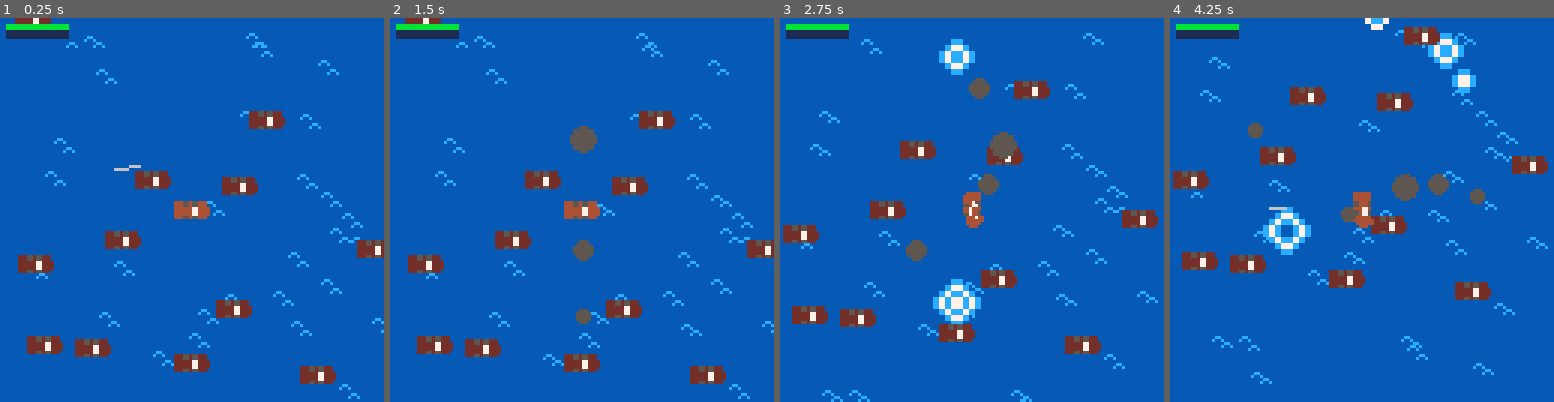
Above: before the commit, frames 1-4 (left to right).
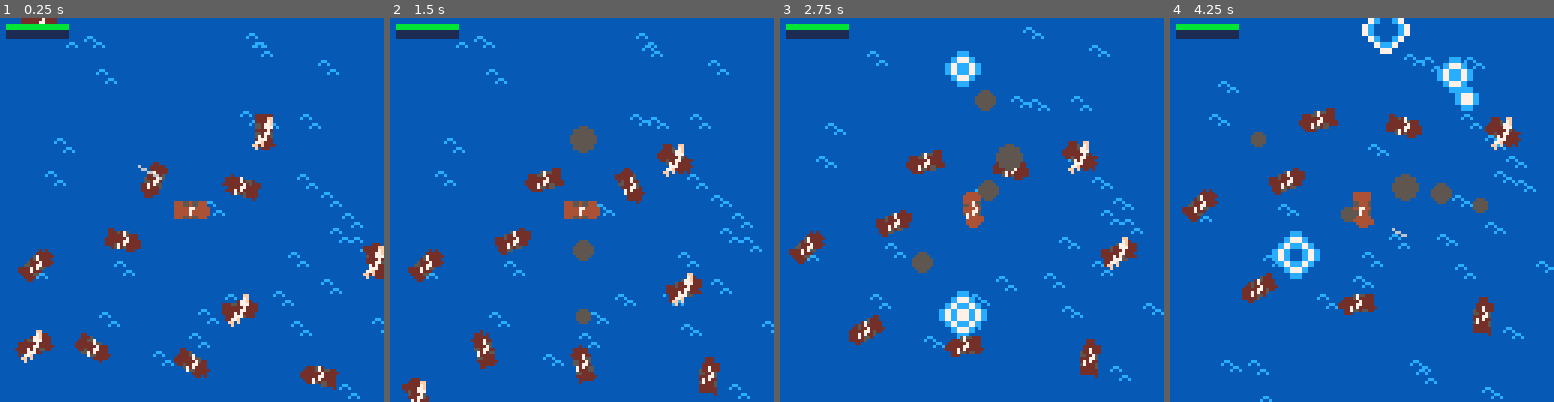
Above: after the commit, the same moments.

Repository: sthilaid/pico-8-carts
Game: PICO-8 cartridge pkulls.p8
The game is run twice, just before and just after one commit, with the same random seed, the same clock (stepped at 60 frames per second) and the same inputs.
Inputs:
- Up to frame 1 (0.25 s): no input
- Up to frame 2 (1.5 s): tap X (X key) at 0.33, 1.07 s; tap O (Z key) at 0.7 s
- Up to frame 3 (2.75 s): hold Right 1.6-2.1 s; tap O (Z key) at 1.7, 2.1, 2.5 s; tap X (X key) at 1.85 s; hold Up 2.15-2.42 s; hold Right from 2.47 s (still down)
- Up to frame 4 (4.25 s): tap O (Z key) every 0.4 s from 2.9 to 4.1 s; tap X (X key) at 2.97, 4.08 s; release Right at 3.03 s; hold Left 3.08-3.58 s; hold Down 3.63-3.97 s; hold Right from 4.02 s (still down)

The runs differ from the first frame. In frame 1, 4.2% of the frame differs, in the area x 3-100%, y 0-97%; in frame 2, 5.8%; in frame 3, 12%; in frame 4, 14%, in the area x 0-100%, y 0-100%.

Commit message:
added simple ai and wind changing

Diff:
--- a/pkulls.p8
+++ b/pkulls.p8
@@ -6,7 +6,7 @@
 dt=1/30
 g=-9.8/30 -- gravity for 1 frame
 p={}
-boats={}
+aiboats={}
 wind={}
 waves={}
 windtrails={}
@@ -30,6 +30,7 @@
 max_wind=5
 c2c_meter_inc=0.002
 c2c_dmg_inc=0.001
+ai_ddir = 0.01
 wave_sprites={4,5,6,5}
 wave_sprites_count=count(wave_sprites)
 splash_duration=45
@@ -43,12 +44,12 @@
 
 function _init()
    p=make_boat(64, 64)
-   wind={dir=rnd(1), str=2+rnd(max_wind-2)}
+   wind={dir=0, str=0, time_to_next=0}
    for i=1,30 do
       add(waves, make_wave(64,64))
    end
    for i=1,20 do
-      add(boats, make_boat(rnd(256)-128, rnd(256)-128))
+      add(aiboats, make_ai_boat(rnd(256)-128, rnd(256)-128))
    end
 
    pal(2, 132, 1) -- swap purple for dark brown
@@ -63,6 +64,7 @@
       update_wind()
       update_inputs()
       update_boat(p)
+      foreach(aiboats, update_ai_boat)
       update_cannonballs()
       update_waves()
       update_windtrails()
@@ -103,6 +105,19 @@
    local scale=1.5
    return {x=x, y=y, speed=0, v=0, dir=0, rx=0, ry=0, w=8*scale, h=8*scale, scale=scale, state=0, hp=1}
 end
+
+global_aiID=0
+function make_ai_boat(x,y)
+   local boat = make_boat(x,y)
+   boat.aistate = 0 -- 0: wander 1: combat, 2: flee
+   boat.aistate_t = 0
+   boat.wander_time = 0
+   boat.dir = rnd(1)
+   boat.desired_dir = boat.dir
+   boat.aiID = global_aiID
+   global_aiID += 1
+   return boat
+end
 function update_inputs()
    if btn(0) then -- left
       p.dir += rot_speed
@@ -124,8 +139,22 @@
          make_cannonball(p, -1)
       end
    end
-   p.dir = normalize_angle(p.dir)
+   p.dir = normalize_angle01(p.dir)
    p.speed = min(max_speed, max(0, p.speed))
+end
+
+function on_collide(boat1, boat2)
+  if (boat1.aistate ~= nil) return
+
+  if not was_colliding and col_grace_period == 0 then
+     add_camshake(8,0,1,0,0.3)
+  end
+  if boat1 == p then
+     metervalue = min(1, metervalue + c2c_meter_inc)
+     apply_damage(boat1, c2c_dmg_inc, boat2)
+     apply_damage(boat2, c2c_dmg_inc, boat1)
+  end
+  was_colliding = boat2
 end
 
 function update_boat(boat)
@@ -136,29 +165,91 @@
    local boat_max_speed = 1.5 * wind.str * boat.speed * speed_mult
    boat.v = boat_min_speed + (boat_max_speed - boat_min_speed) * -1 * sin(delta_angle)
    -- apply only integer delta values and re-apply the rest the next frame
-   local dx, dy = p.rx + cos(boat.dir) * boat.v, p.ry + sin(boat.dir) * boat.v
+   local dx, dy = boat.rx + cos(boat.dir) * boat.v, boat.ry + sin(boat.dir) * boat.v
    local fdx, fdy = flr(dx), flr(dy)
-   local col = check_collisions(boat.x+fdx, boat.y+fdy, 0, 0, boat.w, boat.h, 0.75)
+   local col = check_collisions(boat, boat.x+fdx, boat.y+fdy, 0, 0, boat.w, boat.h, 0.75)
    if col then
-      if not was_colliding and col_grace_period == 0 then
-         add_camshake(8,0,1,0,0.3)
-      end
-      if boat == p then
-         metervalue = min(1, metervalue + c2c_meter_inc)
-         apply_damage(p, c2c_dmg_inc, col)
-         apply_damage(col, c2c_dmg_inc, p)
-      end
-      was_colliding = col
+      on_collide(boat, col)
    else
-      p.rx, p.ry = dx - fdx, dy - fdy
+      boat.rx, boat.ry = dx - fdx, dy - fdy
       boat.x += fdx
       boat.y += fdy
-      if was_colliding then
+
+      if boat.aistate == nil and was_colliding then
          was_colliding = false
          col_grace_period += 15
       end
    end
    col_grace_period = max(0, col_grace_period-1)
+end
+
+function set_ai_state(boat, state)
+   local prevstate = boat.aistate
+   boat.aistate = state
+   boat.aistate_t = 0
+   --printh("ai boat "..boat.aiID.." from "..prevstate.." to "..boat.aistate)
+end
+
+function should_flee(boat)
+   return boat.hp < 0.2
+end
+
+function update_ai_boat(boat)
+   --printh("ai "..boat.aiID.." state: "..boat.state.." aistate: "..boat.aistate)
+   if (boat.state == 1) return -- sunk
+   if (should_flee(boat) and boat.aistate ~= 2) set_ai_state(boat, 2) -- start fleeing
+
+   if boat.aistate == 0 then        -- wander
+      if boat.aistate_t >= boat.wander_time then
+         boat.aistate_t = 0
+         boat.wander_time = 30*7+rnd(30*5)
+         boat.desired_dir = rnd(1)
+         boat.speed = flr(rnd(1.99))
+      end
+   elseif boat.aistate == 1 then    -- combat
+      local dx, dy = boat.x - p.x, boat.y - p.y
+      local dist = sqrt(dx*dx + dy*dy)
+      local targetDistOffset = dist - 40
+      if abs(targetDistOffset) < 7 then
+         boat.speed = 0
+         local angleToTarget = normalize_angle01(atan2(dx,dy))
+         local dangle = shortest_angle_between_normalized(boat.dir, angleToTarget)
+         local test_val = normalize_angle01(boat.dir + dangle)
+         local dir = 1
+         if (test_val - boat.desired_dir > 0.01) dir = -1
+         boat.desired_dir = normalize_angle01(angleToTarget + dir * 0.25)
+         if abs(boat.dir-boat.desired_dir) < 0.05 then
+            if (boat.aistate_t % 30 == 0) then
+               if dir > 0 then
+                  make_cannonball(boat, 1)
+               else
+                  make_cannonball(boat, -1)
+               end
+            end
+         end
+      else
+         boat.speed = 1
+         local offsetdir = 0
+         if (targetDistOffset > 0) offsetdir = 0.5 -- 180 deg
+         boat.desired_dir = normalize_angle01(atan2(dx,dy) + offsetdir)
+      end
+      printh("ai "..boat.aiID.." targetDistOffset: "..targetDistOffset.." desired_dir: "..boat.desired_dir)
+   elseif boat.aistate == 2 then    -- flee
+      local dx, dy = boat.x - p.x, boat.y - p.y
+      boat.desired_dir = normalize_angle01(atan2(dx,dy))
+      boat.speed = 1
+   end
+   boat.aistate_t += 1
+   local dangle = shortest_angle_between_normalized(boat.dir, boat.desired_dir)
+   if abs(dangle) < ai_ddir then
+      boat.dir = boat.desired_dir
+   else
+      local test_val = normalize_angle01(boat.dir + dangle)
+      local dir = 1
+      if (test_val - boat.desired_dir > 0.01) dir = -1
+      boat.dir = normalize_angle01(boat.dir + dir * ai_ddir)
+   end
+   update_boat(boat)
 end
 
 boat_sprite_map = {x=0, y=0}
@@ -166,7 +257,9 @@
 function draw_boat(boat)
    if boat.state == 0 then -- state ok
       draw_rotated_tile(boat.x, boat.y, -boat.dir, boat_sprite_map.x, boat_sprite_map.y, 1, false, boat.scale)
-      local sail_sprite_map = sail_sprites_map[boat.speed+1]
+      local sail_sprite_index = boat.speed+1
+      if (boat.aistate ~= nil) sail_sprite_index += 1 -- ai don't use speed 2
+      local sail_sprite_map = sail_sprites_map[sail_sprite_index]
       draw_rotated_tile(boat.x, boat.y, -wind.dir, sail_sprite_map.x, sail_sprite_map.y, 1, false, boat.scale)
    elseif boat.state == 1 then -- state sunk
       scaled_spr(2, boat.x, boat.y, boat.scale)
@@ -204,7 +297,7 @@
 end
 
 function draw_ai_boats()
-   for boat in all(boats) do
+   for boat in all(aiboats) do
       pal(4,2,0)
       draw_boat(boat)
 
@@ -217,22 +310,25 @@
             local hpcol = boat.hp > 0.5 and 11 or 8
             rectfill(barx, bary, barx + w*boat.hp, bary + h, hpcol)
          end
+         print("["..boat.aiID.."] "..boat.aistate, barx, bary+5)
       end
       pal(0)
    end
 end
 
-function check_collisions(x, y, dx, dy, w, h, s)
+function check_collisions(actor, x, y, dx, dy, w, h, s)
    s = s or 1
-   for b in all(boats) do
-      hw,hh, bhw, bhh = s*w*0.5, s*h*0.5, s*b.w*0.5, s*b.h*0.5
-      local res = intersect(x-hw,y-hh,x+dx+hw,y+dy+hh, b.x-bhw,b.y-bhh,b.x+bhw,b.y+bhh)
-      if should_debug_col then
-         add(debug_coll, {x-hw,y-hh,x+dx+hw,y+dy+hh})
-         add(debug_coll, {b.x-bhw,b.y-bhh,b.x+bhw,b.y+bhh})
-      end
-      if res and b.state != 1 then -- boat not sunk
-         return b
+   for b in all(aiboats) do
+      if actor ~= b then
+        hw,hh, bhw, bhh = s*w*0.5, s*h*0.5, s*b.w*0.5, s*b.h*0.5
+        local res = intersect(x-hw,y-hh,x+dx+hw,y+dy+hh, b.x-bhw,b.y-bhh,b.x+bhw,b.y+bhh)
+        if should_debug_col then
+           add(debug_coll, {x-hw,y-hh,x+dx+hw,y+dy+hh})
+           add(debug_coll, {b.x-bhw,b.y-bhh,b.x+bhw,b.y+bhh})
+        end
+        if res and b.state ~= 1 then -- boat not sunk
+           return b
+        end
       end
    end
    return false
@@ -263,6 +359,10 @@
    boat.hp = max(0, boat.hp-dmg)
    if boat.hp == 0 then
       boat.state = 1 -- sink boat
+   elseif boat.aistate ~= nil then
+      if boat.aistate ~= 1 and not should_flee(boat) then
+         set_ai_state(boat, 1) -- go into combat
+      end
    end
 end
 
@@ -326,7 +426,7 @@
 
 -- states: [0: inair] [1: splash] [2: hit]
 function make_cannonball(boat, side)
-   local dir = normalize_angle(boat.dir+side*0.25)
+   local dir = normalize_angle01(boat.dir+side*0.25)
    add(cannonballs, {x=boat.x, y=boat.y, dir=dir, v=1.0, dist=0, state=0, state_t=0, r=2, instigator=boat})
 end
 
@@ -336,7 +436,7 @@
       local ball = cannonballs[i]
       if ball.state == 0 then -- inair
          local dx, dy = ball.v*cos(ball.dir), ball.v*sin(ball.dir)
-         local collision_res = check_collisions(ball.x, ball.y, dx, dy, ball.r, ball.r)
+         local collision_res = check_collisions(ball, ball.x, ball.y, dx, dy, ball.r, ball.r)
          if collision_res and invlerp(ball.dist, 0, max_cannonball_dist) > 0.8 then
             ball.x, ball.y = collision_res.x, collision_res.y
             ball.state = 2 -- -> hit
@@ -424,10 +524,16 @@
 end
 
 function update_wind()
-   -- wind.dir = wind.dir + 0.001
-   -- if wind.dir > 1 then
-   --    wind.dir = 0
-   -- end
+   if wind.time_to_next <= 0 then
+      --wind.dir = rnd(1)
+      local delta_dir = 1
+      if (rnd(1) > 0.5) delta_dir = -1
+      wind.dir = normalize_angle01(wind.dir + delta_dir * rnd(0.15))
+      wind.str=2+rnd(max_wind-2)
+      wind.time_to_next = 30*5 + rnd(30*10)
+   else
+      wind.time_to_next -= 1
+   end
 end
 
 function make_windtrail()
@@ -480,7 +586,7 @@
 
 
 -- utils
-function normalize_angle(a)
+function normalize_angle01(a)
    local extra = flr(abs(a))
    if a > 1 then
       a -= extra
@@ -562,6 +668,10 @@
    sspr(sx, sy, w*8, h*8, x-sw*0.5, y-sh*0.5, sw, sh)
 end
 
+function sign(x)
+   if x < 0 then return -1
+   else return 1 end
+end
 
 __gfx__
 000000000000000000000470000000000000000000000000000000000000000000000000000f0000000000000000000000000000000cc00000077000000cc000
@@ -629,18 +739,18 @@
 33333e444ff444fff44444422244222433333e444ff4444ff44444422444224444ee444ff44ffee444444444ee4444444444444ff00fff444444444444444444
 33333e444ff4444ff44444442244422433333e444fff4444fff44442224422244e4444fff4ffe4444444444e44444444444444fff0fff4444444444444444444
 4444444444444444444444444444444444444a44644444dd44744448884444740000000000000000000000000000000000000000000000000000000000000000
-ccccccccccccccccccccccccccccccccaccccaccc664444d44448888888847440000000000000000000000000000000000000000000000000000000000000000
+eeeeeeeeeeeeeeeeeeeeeeeeeeeeeeeeaeeeeaeee664444d44448888888847440000000000000000000000000000000000000000000000000000000000000000
 44444444ddd444444444dddddddd4444aaa444aaaaa6444474488888888884480000000000000000000000000000000000000000000000000000000000000000
 44444ddd44ddd444444dd444444ddd4444aa44aaaaaa644444888888888888880000000000000000000000000000000000000000000000000000000000000000
-cccccdddd444ddccccc6666644444ddcccc4aaaaaaaaa64448888888888888840000000000000000000000000000000000000000000000000000000000000000
+eeeeedddd444ddeeeee6666644444ddeeee4aaaaaaaaa64448888888888888840000000000000000000000000000000000000000000000000000000000000000
 444ddd44ddd444d4444aaaa6666664d4444aaaaaaaaaa64448888888888888870000000000000000000000000000000000000000000000000000000000000000
 44dd444444dd44d44aaaaaaaaaaa64d4aaaaaaaaaaaaa6444ffffffffffffff40000000000000000000000000000000000000000000000000000000000000000
 44d44444444d4dd44aaaaaaaaaaaa6d44aaaaaaaaaaaa64d4ff777ff777ffff40000000000000000000000000000000000000000000000000000000000000000
-ccddddddddddd4dccc666666666664dccc666666666664dc4ff7c7ff7c7ffff40000000000000000000000000000000000000000000000000000000000000000
+eeddddddddddd4deee666666666664deee666666666664de4ff7c7ff7c7ffff40000000000000000000000000000000000000000000000000000000000000000
 44d44444444d44d444d44444444d44d444d44444444d44d44ff777ff777ffff40000000000000000000000000000000000000000000000000000000000000000
 44d444dd444d44d444d444dd444d44d444d444dd444d44d44ffffffffffffff40000000000000000000000000000000000000000000000000000000000000000
 44d44444444d44d444d44444444d44d444d44444444d44d44ffff7877fffff440000000000000000000000000000000000000000000000000000000000000000
-ccd44444444d44dcccd44444444d44dcccd44444444d44dc44fff8888fffff440000000000000000000000000000000000000000000000000000000000000000
+eed44444444d44deeed44444444d44deeed44444444d44de44fff8888fffff440000000000000000000000000000000000000000000000000000000000000000
 44d44444444d44d444d44444444d44d444d44444444d44d4444ff8888ffff4440000000000000000000000000000000000000000000000000000000000000000
 44ddddddddddddd444ddddddddddddd444ddddddddddddd4444447778ffff4440000000000000000000000000000000000000000000000000000000000000000
 444444444444444444444444444444444444444444444444444444fffffff4440000000000000000000000000000000000000000000000000000000000000000
Not shown, changed: pkulls_html/index.html
Not shown, changed: pkulls_html/pkulls.js
